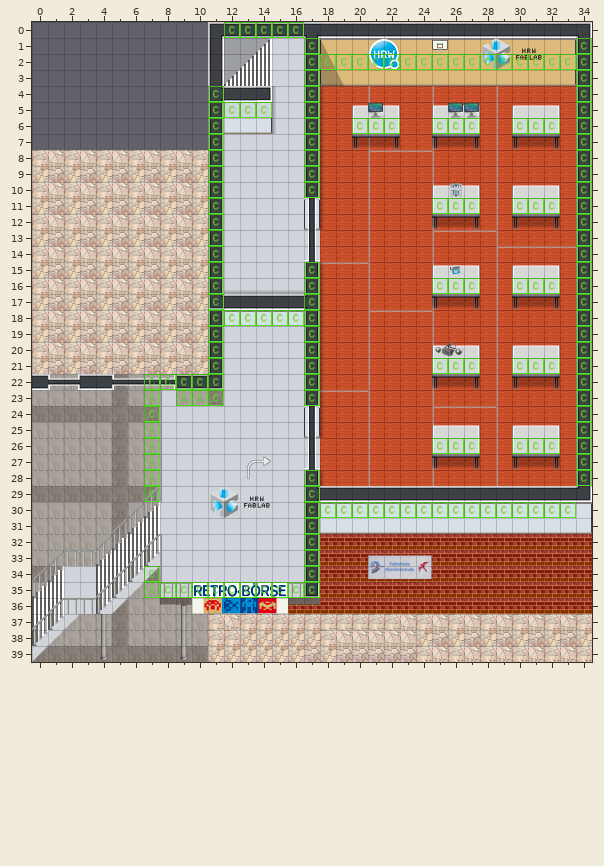
Tiled map (JSON): map/gym.json. The picture above was drawn from the file before the commit.
Cells are 32x32 px. Shown: x 0..34, y 0..39.
After:
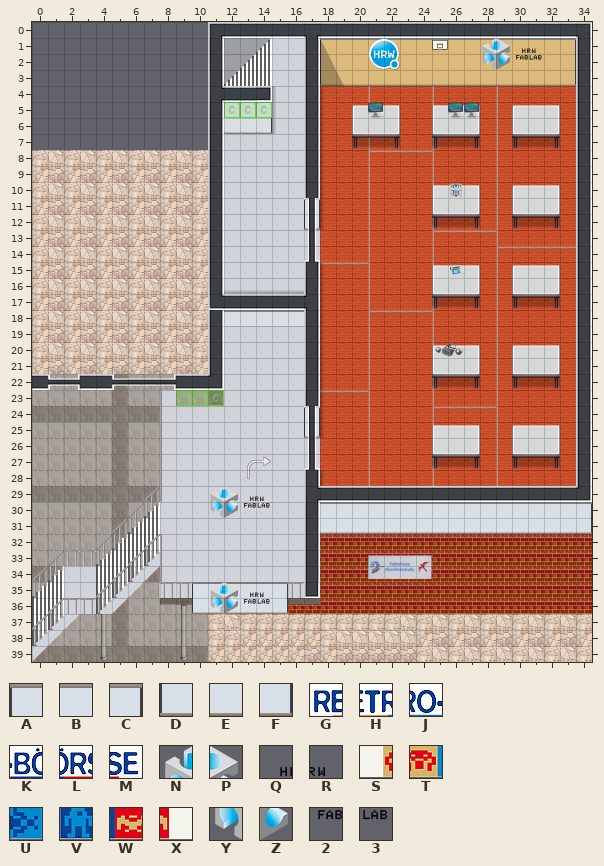
Key: from "vb_flur": A 98, B 99, C 101, D 112, E 113, F 115; from "vb_schrift": G 0, H 1, J 2, K 3, L 4, M 5, N 8, P 9, Q 10, R 11, S 14, T 15, U 16, V 17, W 18, X 19, Y 22, Z 23, 2 24, 3 25.
_ is an empty cell.
Edits made:
layer "collides" opacity 100% -> 0%
Layer "override1":
y 35: x 10..15 ______ -> ABBBBC
y 36: x 10..15 ______ -> DEEEEF
Layer "override2":
y 35: x 10..15 GHJKLM -> _NPQR_
y 36: x 10..15 STUVWX -> _YZ23_
